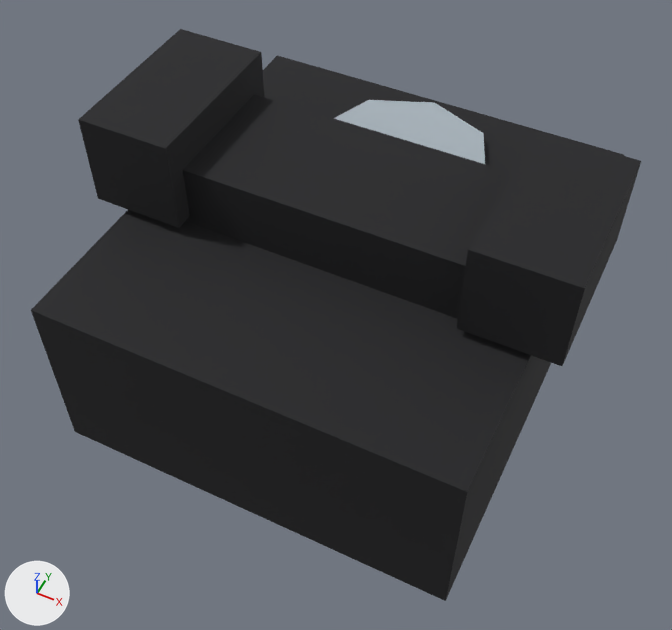
The glTF model site/models/GE_LandlinePhone_01.glb, before and after one commit.
Before and after are seen from a 50 mm camera at (0.151, -0.32, 0.427) aimed at (0.003, -0.024, 0.057). Arrows for +X, +Y and +Z are at lower left; the lights stay in place. The older version comes first. Vertices at exactly the same position are counted once.

The older version as bpy lines, for what is in view:
```python
me_ge_landlinephone_01 = bpy.data.meshes.new('GE_LandlinePhone_01')
me_ge_landlinephone_01.from_pydata(...)  # a box spanning x -0.11..0.11, y -0.12..0.12, z 0.0..0.1; a box spanning x -0.12..0.12, y -0.035..0.035, z 0.095..0.135; a box spanning x -0.125..-0.075, y -0.045..0.045, z 0.105..0.155; a box spanning x 0.075..0.125, y -0.045..0.045, z 0.105..0.155; an 8-sided cylinder along z spanning x -0.05..0.05, y 0.01..0.11, z 0.094..0.106
me_ge_landlinephone_01.materials.append(mat_globalpalette)  # picture img_globalpalette
ob_ge_landlinephone_01 = bpy.data.objects.new('GE_LandlinePhone_01', me_ge_landlinephone_01)
ob_ge_landlinephone_01.location = (0.0, 0.0, 0.0)
```
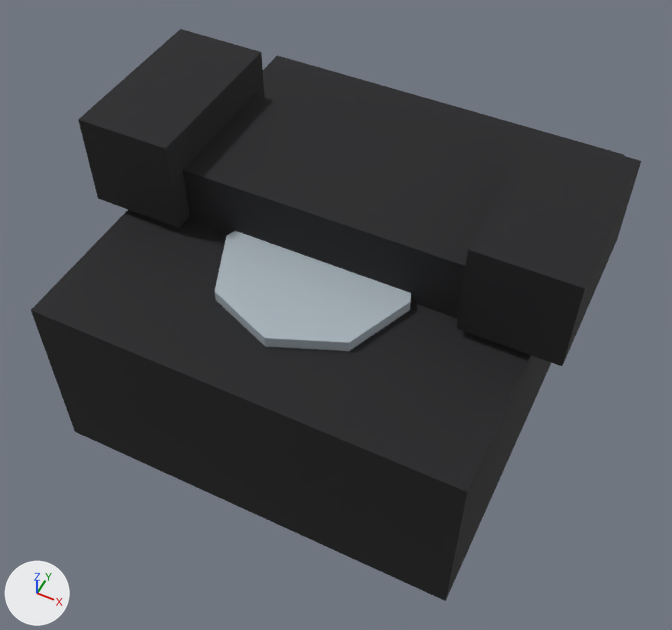
What differs and where, as boxes (x1, y1, x2, y2) in the pictures (672 x 630 px; the box of a moved part takes in the faces that stretch with it):
part 1 of me_ge_landlinephone_01, moved or reshaped
    before: (334, 100, 485, 164)
    after: (215, 231, 411, 351)

What the commit changed:
me_ge_landlinephone_01 has 48 vertices, 76 faces and spans x -0.125..0.125, y -0.12..0.12, z 0.0..0.155.
me_ge_landlinephone_01 is used by ob_ge_landlinephone_01; location (0.0, 0.0, 0.0).
me_ge_landlinephone_01 part 1: the loose piece of 16 vertices spanning x -0.05..0.05, y 0.01..0.11, z 0.094..0.106 is moved by (0.0, -0.1, 0.0).
